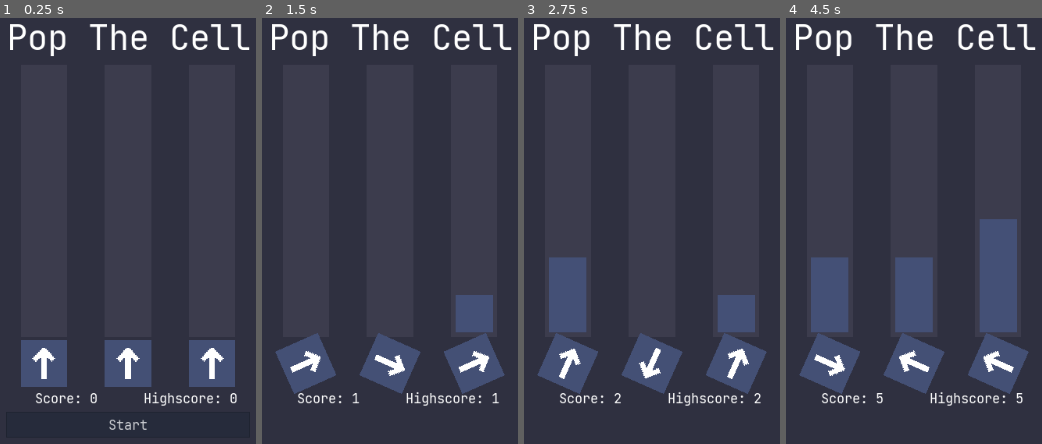
Above: before the commit, frames 1-4 (left to right).
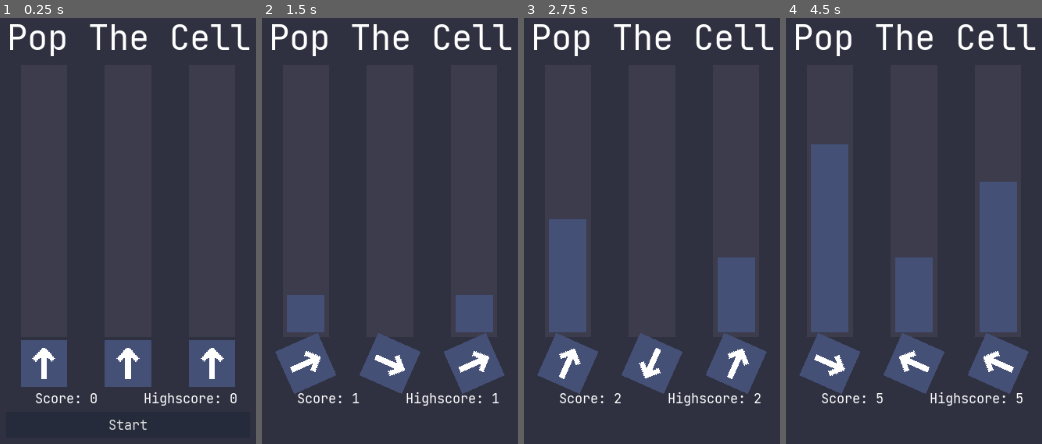
Above: after the commit, the same moments.

Repository: BlockOG/Pop-The-Cell-Godot
Game: Godot game, scene res://Pop The Cell.tscn
The game is run twice, just before and just after one commit, with the same random seed, the same clock (stepped at 60 frames per second) and the same inputs.
Inputs (mouse positions are in pixels of both pictures, inside the frame that each line leads up to):
- Up to frame 1 (0.25 s): no input
- Up to frame 2 (1.5 s): click "Start" at 0.5 s; click (305, 311) at 1.25 s
- Up to frame 3 (2.75 s): click (736, 311) at 2 s
- Up to frame 4 (4.5 s): click (829, 277) at 2.77 s; click (829, 201) at 3.52 s; click (829, 239) at 4.27 s

The runs differ from the first frame. In frame 2, 1.3% of the frame differs, in the area x 9-25%, y 65-74%; in frame 3, 2.5%; in frame 4, 5.1%, in the area x 9-91%, y 29-57%.

Commit message:
Made the (Re)Start button always grab focus and removed some redundant code

Diff:
--- a/Pop The Cell.gd
+++ b/Pop The Cell.gd
@@ -112,7 +112,6 @@
 
 	# Make the (Re)Start button invisible and set it's text to Restart
 	reStartButton.disabled = true
-	reStartButton.modulate.a = 0
 	reStartButton.text = "Restart"
 
 
@@ -138,6 +137,7 @@
 				break
 		if !buttons[index].get_child(0).disabled: return true
 
+	reStartButton.grab_focus()
 	return false
 
 
@@ -155,7 +155,6 @@
 	# a score bigger or equal to 7, stop the game and show the restart button
 	if do_random_add(0) or do_random_add(1) or do_random_add(2):
 		reStartButton.disabled = false
-		reStartButton.modulate.a = 1
 		save_hi()
 		return
 
@@ -172,6 +171,7 @@
 func do_button(index, i):
 	if reStartButton.disabled:
 		buttons[index].get_child(i).disabled = true
+		reStartButton.grab_focus()
 		create_sound()
 
 
--- a/Pop The Cell.tscn
+++ b/Pop The Cell.tscn
@@ -43,10 +43,6 @@
 content_margin_top = 4.0
 content_margin_bottom = 4.0
 bg_color = Color( 0.6, 0.6, 0.6, 0 )
-border_width_left = 1
-border_width_top = 1
-border_width_right = 1
-border_width_bottom = 1
 border_color = Color( 0.14, 0.161, 0.217, 1 )
 
 [sub_resource type="StyleBoxFlat" id=21]
@@ -58,10 +54,6 @@
 content_margin_top = 4.0
 content_margin_bottom = 4.0
 bg_color = Color( 0.15, 0.1725, 0.2325, 1 )
-border_width_left = 1
-border_width_top = 1
-border_width_right = 1
-border_width_bottom = 1
 border_color = Color( 0.4, 0.4225, 0.4825, 1 )
 
 [sub_resource type="StyleBoxFlat" id=16]
@@ -70,10 +62,6 @@
 content_margin_top = 4.0
 content_margin_bottom = 4.0
 bg_color = Color( 0.15, 0.1725, 0.2325, 1 )
-border_width_left = 1
-border_width_top = 1
-border_width_right = 1
-border_width_bottom = 1
 border_color = Color( 0.125, 0.14375, 0.19375, 1 )
 
 [sub_resource type="StyleBoxFlat" id=17]
@@ -82,18 +70,14 @@
 content_margin_top = 4.0
 content_margin_bottom = 4.0
 bg_color = Color( 0.15, 0.1725, 0.2325, 1 )
-border_width_left = 1
-border_width_top = 1
-border_width_right = 1
-border_width_bottom = 1
 border_color = Color( 0.41, 0.61, 0.91, 1 )
 
 [sub_resource type="Theme" id=18]
-Button/colors/font_color = Color( 0.8, 0.8075, 0.8275, 1 )
-Button/colors/font_color_disabled = Color( 1, 1, 1, 0.3 )
-Button/colors/font_color_focus = Color( 0.88, 0.8845, 0.8965, 1 )
-Button/colors/font_color_hover = Color( 0.88, 0.8845, 0.8965, 1 )
-Button/colors/font_color_pressed = Color( 0.41, 0.61, 0.91, 1 )
+Button/colors/font_color = Color( 0.878431, 0.878431, 0.878431, 1 )
+Button/colors/font_color_disabled = Color( 0.901961, 0.901961, 0.901961, 0 )
+Button/colors/font_color_focus = Color( 0.878431, 0.878431, 0.878431, 1 )
+Button/colors/font_color_hover = Color( 0.941176, 0.941176, 0.941176, 1 )
+Button/colors/font_color_pressed = Color( 1, 1, 1, 1 )
 Button/colors/icon_color_hover = Color( 1.15, 1.15, 1.15, 1 )
 Button/colors/icon_color_pressed = Color( 0.4715, 0.7015, 1.0465, 1 )
 Button/fonts/font = SubResource( 13 )
@@ -411,6 +395,12 @@
 margin_top = 455.0
 margin_right = 288.0
 margin_bottom = 485.0
+focus_neighbour_left = NodePath(".")
+focus_neighbour_top = NodePath(".")
+focus_neighbour_right = NodePath(".")
+focus_neighbour_bottom = NodePath(".")
+focus_next = NodePath(".")
+focus_previous = NodePath(".")
 theme = SubResource( 18 )
 text = "Start"
 
